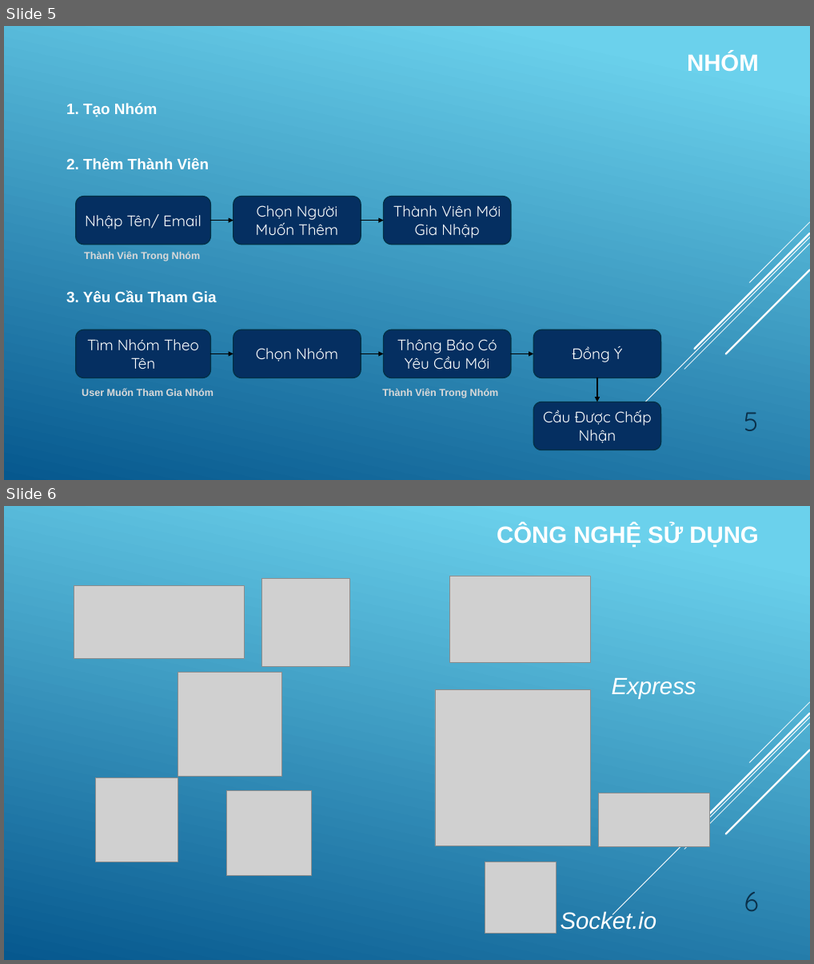
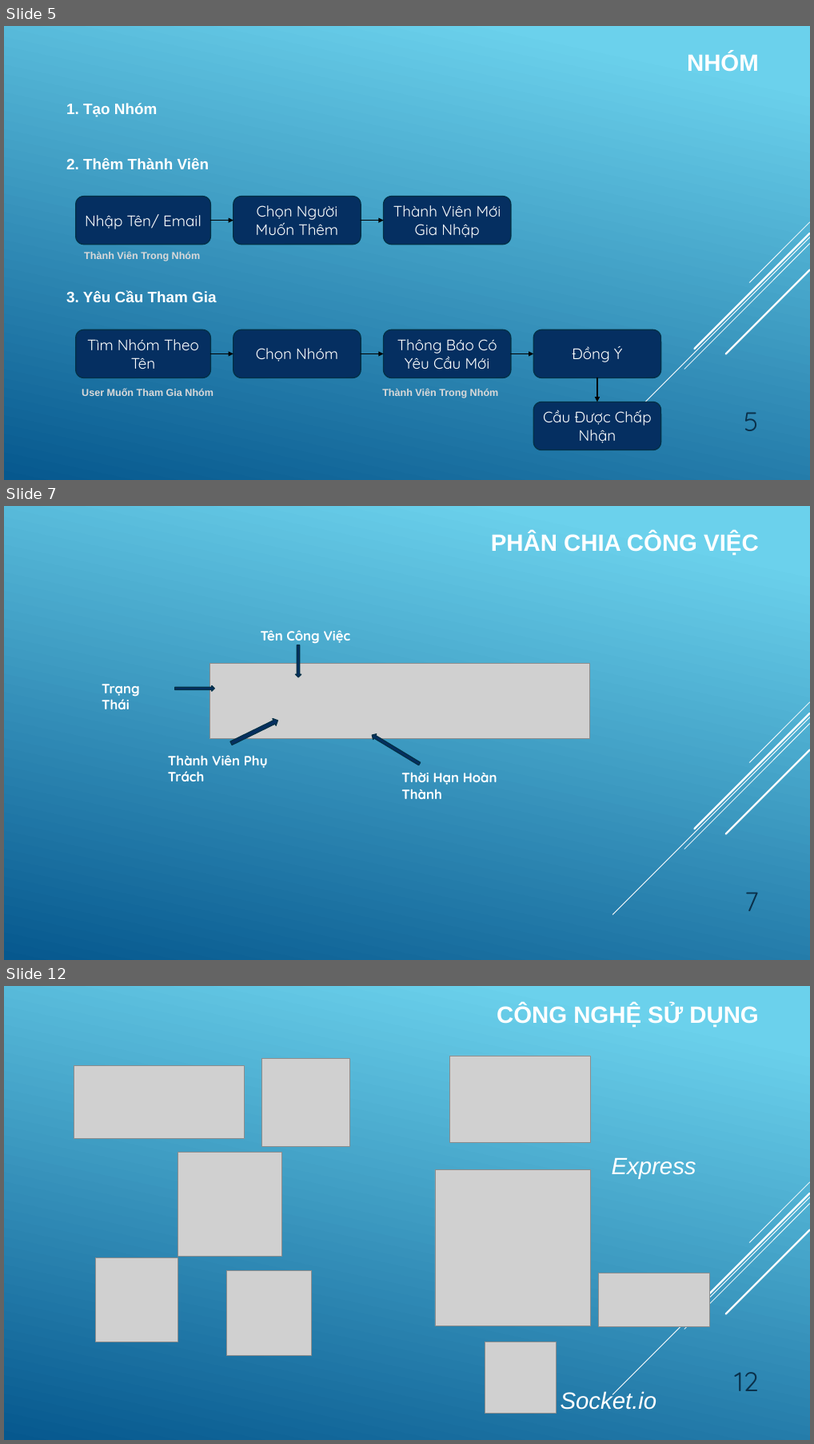
Before and after one commit to quangdat99/btl, a slide deck: Slide.pptx. Shown one above the other, each under a label of ours: slides 5 and 6 before the commit, slides 5, 7 and 12 after it; the slides between them are not shown. The pictures are 814x964 and 814x1444 pixels, drawn with LibreOffice and Linux fonts; fonts in the diff are those of the drawing; grey boxes stand for pictures. Boxes give left, top, right and bottom in pixels: in the first picture for what was removed or moved away, otherwise in the second. Text is boxed around its words. In the diff, an @@ line names an element or a change of style, - is before the commit and + after.

```diff
--- a/Slide.pptx
+++ b/Slide.pptx
@@ slide 7 added at box(4, 506, 810, 960), background gradient #6ED2EB to #06588E; not listed: 5 template elements that a slide beside it also shows @@
@@ text added at box(491, 532, 759, 555), 28 pt, text #FFFFFF, bold @@
+PHÂN CHIA CÔNG VIỆC
@@ text added at box(261, 630, 351, 644), 16 pt, text #FFFFFF, bold @@
+Tên Công Việc
@@ down arrow added at box(295, 645, 302, 677), fill #052F61, outline #043148 1.25 pt @@
@@ picture added at box(210, 664, 590, 739) @@
@@ text added at box(102, 684, 140, 709), 16 pt, text #FFFFFF, bold @@
+Trạng Thái
@@ down arrow added at box(175, 686, 214, 691), fill #052F61, outline #043148 1.25 pt @@
@@ down arrow added at box(230, 716, 280, 747), fill #052F61, outline #043148 1.25 pt @@
@@ down arrow added at box(370, 732, 422, 766), fill #052F61, outline #043148 1.25 pt @@
@@ text added at box(168, 755, 268, 781), 16 pt, text #FFFFFF, bold @@
+Thành Viên Phụ Trách
@@ text added at box(402, 772, 498, 799), 16 pt, text #FFFFFF, bold @@
+Thời Hạn Hoàn Thành
@@ page number added at box(745, 892, 758, 911), 32 pt, text #0A304A @@
+7
@@ what was slide 6 is now slide 12 @@
@@ page number at box(734, 1372, 758, 1391): text changed @@
-6
+12
```
Also in this commit, not shown: 4 slides changed, 4 other slides added, 5 slides removed.
